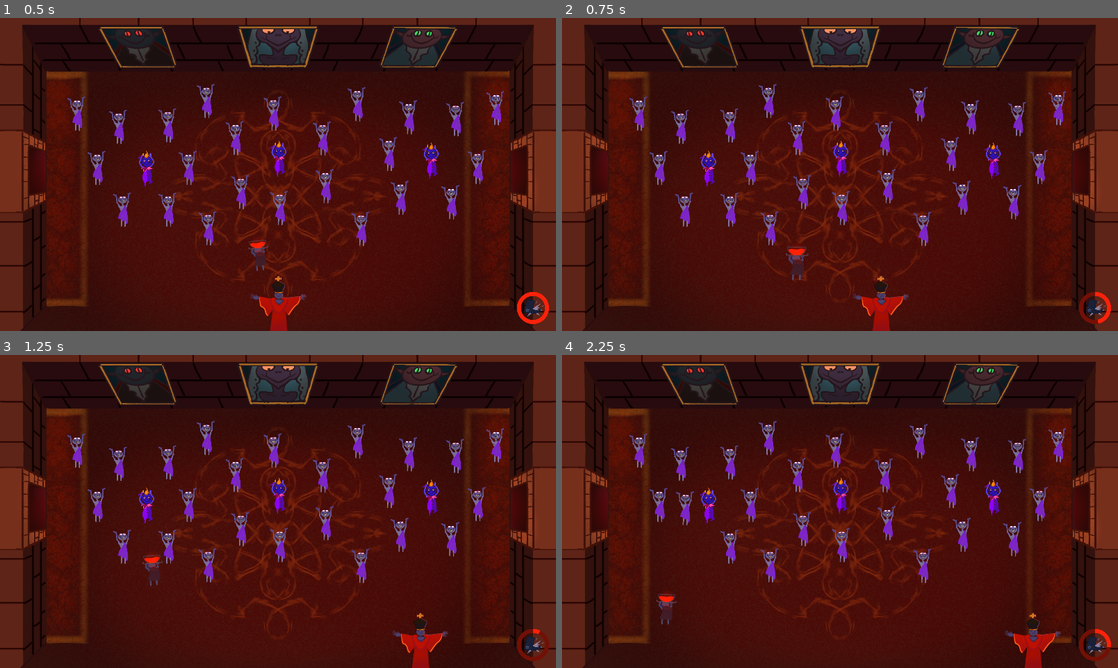
Above: before the commit, frames 1-4 (two rows, left to right).
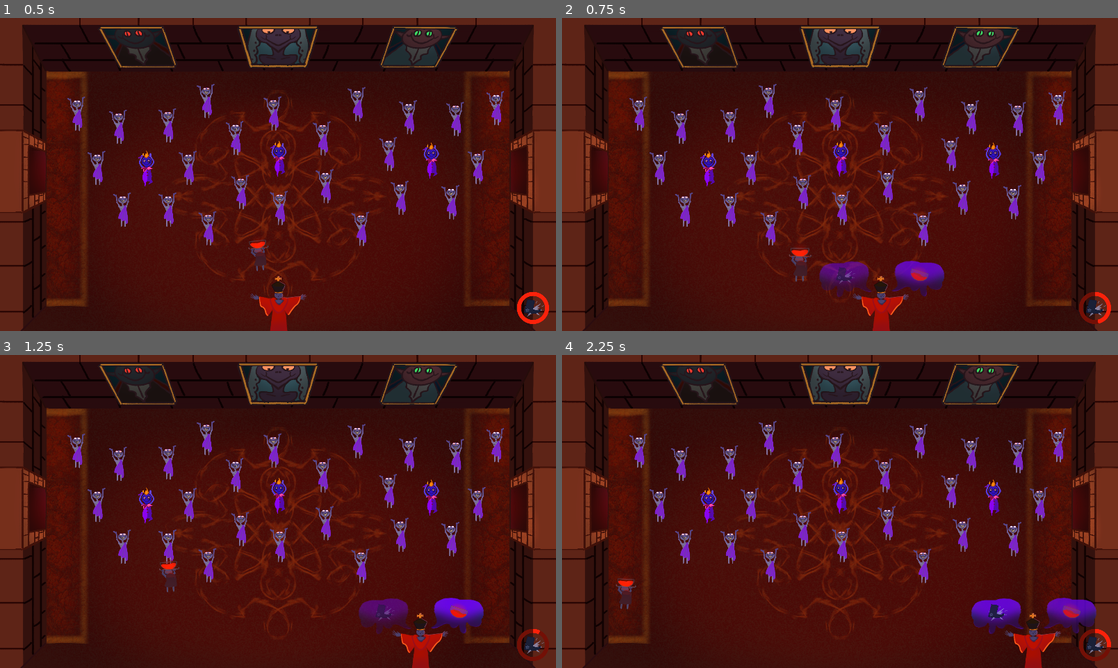
Above: after the commit, the same moments.

Repository: QuantumForgeGames/lest-ye-falter
Game: Godot game, scene res://scenes/levels/level4.tscn
The game is run twice, just before and just after one commit, with the same random seed, the same clock (stepped at 60 frames per second) and the same inputs. Sound files missing from this copy of the repository are replaced by a short silence.
Inputs (mouse positions are in pixels of both pictures, inside the frame that each line leads up to):
- Up to frame 1 (0.5 s): no input
- Up to frame 2 (0.75 s): move the mouse to (962, 158) at 0.52 s; hold D (move_right) from 0.53 s (still down); hold O (serve_punch) from 0.53 s (still down); tap Shift (random_kick) at 0.6 s
- Up to frame 3 (1.25 s): keep holding D (move_right); keep holding O (serve_punch)
- Up to frame 4 (2.25 s): move the mouse to (728, 527) at 1.27 s; release D (move_right) at 1.28 s; release O (serve_punch) at 1.28 s; hold S (move_down) 1.28-2.03 s; tap O (serve_punch) at 1.35 s; tap Shift (random_kick) at 1.55, 2.1 s; move the mouse to (895, 442) at 2.02 s; hold D (move_right) from 2.03 s (still down); hold O (serve_punch) from 2.03 s (still down)

Frame 1 is identical in both runs. In frame 2, 1.7% of the frame differs, in the area x 40-69%, y 72-90%; in frame 3, 1.9%; in frame 4, 2.2%, in the area x 9-97%, y 43-90%.

Commit message:
add cult leader emote

Diff:
--- a/scenes/entities/paddle.tscn
+++ b/scenes/entities/paddle.tscn
@@ -1,7 +1,10 @@
-[gd_scene load_steps=6 format=3 uid="uid://cmif6nw1snsxa"]
+[gd_scene load_steps=9 format=3 uid="uid://cmif6nw1snsxa"]
 
 [ext_resource type="Script" path="res://scripts/entities/paddle.gd" id="1_bel6m"]
 [ext_resource type="Texture2D" uid="uid://bf4yo6t2v66d3" path="res://assets/art/cultist/Leader.png" id="2_bnyew"]
+[ext_resource type="Texture2D" uid="uid://doaijiqaig77a" path="res://assets/art/ui/speech_bubble.png" id="3_bmw5s"]
+[ext_resource type="Texture2D" uid="uid://cuvsv78140n3d" path="res://assets/art/ui/KickEmote.png" id="4_r34v8"]
+[ext_resource type="Texture2D" uid="uid://bdhdoueshj3g4" path="res://assets/art/ui/ServeEmote.png" id="5_nywmh"]
 
 [sub_resource type="RectangleShape2D" id="RectangleShape2D_3e2np"]
 size = Vector2(123, 104)
@@ -37,4 +40,29 @@
 position = Vector2(4, -53)
 shape = SubResource("RectangleShape2D_xi7lx")
 
+[node name="KickEmote" type="Sprite2D" parent="."]
+modulate = Color(1, 1, 1, 0)
+position = Vector2(-124, -91)
+scale = Vector2(2.42262, 1.65476)
+texture = ExtResource("3_bmw5s")
+flip_h = true
+
+[node name="Kick" type="Sprite2D" parent="KickEmote"]
+position = Vector2(-0.825558, 0)
+scale = Vector2(0.540541, 0.791367)
+texture = ExtResource("4_r34v8")
+
+[node name="ServeEmote" type="Sprite2D" parent="."]
+modulate = Color(1, 1, 1, 0)
+position = Vector2(133, -93)
+scale = Vector2(2.42262, 1.65476)
+texture = ExtResource("3_bmw5s")
+
+[node name="Serve" type="Sprite2D" parent="ServeEmote"]
+position = Vector2(-0.412781, -3.6259)
+rotation = 0.434778
+scale = Vector2(0.557763, 0.757794)
+skew = -0.221402
+texture = ExtResource("5_nywmh")
+
 [connection signal="body_entered" from="CaptureArea" to="." method="_on_capture_area_body_entered"]
--- a/scenes/levels/level3.tscn
+++ b/scenes/levels/level3.tscn
@@ -14,6 +14,7 @@
 [ext_resource type="Script" path="res://scripts/ui/kick_ui.gd" id="12_ccj8j"]
 [ext_resource type="Texture2D" uid="uid://bacq46flfig26" path="res://assets/art/ui/bar_empty.png" id="13_48rlq"]
 [ext_resource type="Texture2D" uid="uid://bvss2w0see6q1" path="res://assets/art/ui/bar_filled.png" id="14_k6d1w"]
+[ext_resource type="Texture2D" uid="uid://cuvsv78140n3d" path="res://assets/art/ui/KickEmote.png" id="15_ygsrs"]
 
 [sub_resource type="WorldBoundaryShape2D" id="WorldBoundaryShape2D_1r277"]
 normal = Vector2(0, 1)
@@ -240,3 +241,13 @@
 texture_under = ExtResource("13_48rlq")
 texture_progress = ExtResource("14_k6d1w")
 metadata/_edit_use_anchors_ = true
+
+[node name="TextureRect" type="TextureRect" parent="UI"]
+anchors_preset = -1
+anchor_right = 0.123
+anchor_bottom = 0.078
+offset_left = 1781.0
+offset_top = 954.0
+offset_right = 1659.84
+offset_bottom = 984.76
+texture = ExtResource("15_ygsrs")
--- a/scripts/entities/ball.gd
+++ b/scripts/entities/ball.gd
@@ -62,8 +62,8 @@
 	tween.tween_property(self, "scale", Vector2(1., 1.), 0.25)
 
 	match int(signf(velocity.x)):
-		0, 1: velocity = 1.2 * velocity.orthogonal()
-		-1: velocity = 1.2 * velocity.orthogonal() * -1
+		0, 1: velocity = velocity.orthogonal()
+		-1: velocity = velocity.orthogonal() * -1
 
 func set_max_hits (val :int) -> void:
 	$HitHandlerSystem/OnInput.MAX_HIT_COUNT = val
--- a/scripts/entities/paddle.gd
+++ b/scripts/entities/paddle.gd
@@ -18,6 +18,10 @@
 @onready var _Collision: CollisionShape2D = $Collision
 @onready var _Collision2: CollisionShape2D = $Collision2
 
+@onready var kick_emote: Sprite2D = $KickEmote
+@onready var serve_emote: Sprite2D = $ServeEmote
+var kick_tween: Tween = null
+var serve_tween: Tween = null
 
 func _ready () -> void:
 	EventManager.cultist_convinced.connect(_on_minigame_ended)
@@ -48,6 +52,12 @@
 	velocity = speed * direction
 	move_and_slide()
 
+	if Input.is_action_just_pressed("serve_punch"):
+		show_serve_emote()
+	elif Input.is_action_just_released("serve_punch"):
+		hide_serve_emote()
+	if Input.is_action_just_pressed("random_kick"):
+		show_kick_emote()
 
 func _get_input () -> void:
 	direction = Input.get_axis("move_left", "move_right") * Vector2(1, 0)
@@ -64,3 +74,20 @@
 func _on_minigame_ended(_cultist: Cultist) -> void:
 	set_deferred("process_mode", Node.PROCESS_MODE_ALWAYS)
 	$CaptureArea.set_deferred("monitoring", true)
+
+
+func show_kick_emote():
+	if kick_tween: kick_tween.kill()
+	kick_tween = get_tree().create_tween()
+	kick_tween.tween_property(kick_emote, "modulate:a", 1., 0.25)
+	kick_tween.tween_property(kick_emote, "modulate:a", 0., 0.25).set_delay(0.25)
+
+func show_serve_emote():
+	if serve_tween: serve_tween.kill()
+	serve_tween = get_tree().create_tween()
+	serve_tween.tween_property(serve_emote, "modulate:a", 1., 0.25)
+
+func hide_serve_emote():
+	if serve_tween: serve_tween.kill()
+	serve_tween = get_tree().create_tween()
+	serve_tween.tween_property(serve_emote, "modulate:a", 0., 0.25)
--- a/scripts/hit_handlers/on_input.gd
+++ b/scripts/hit_handlers/on_input.gd
@@ -15,7 +15,7 @@
 		body.on_hit()
 		if hits_remaining == 0: entity.change_sprite()
 
-func _unhandled_input(event: InputEvent) -> void:
+func _input(event: InputEvent) -> void:
 	if event.is_action_pressed("serve_punch"):
 		can_serve = true
 	elif event.is_action_released("serve_punch"):
Renamed: assets/art/minigame/background.png -> assets/art/ui/speech_bubble.png
Not shown: 1 places in scenes/levels/level3.tscn that only renumber resources
